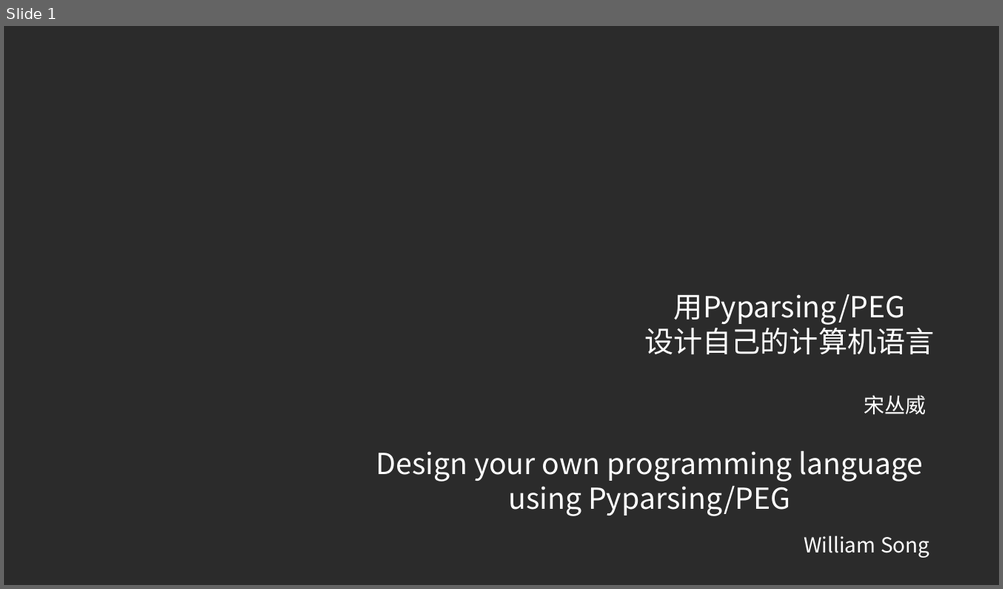
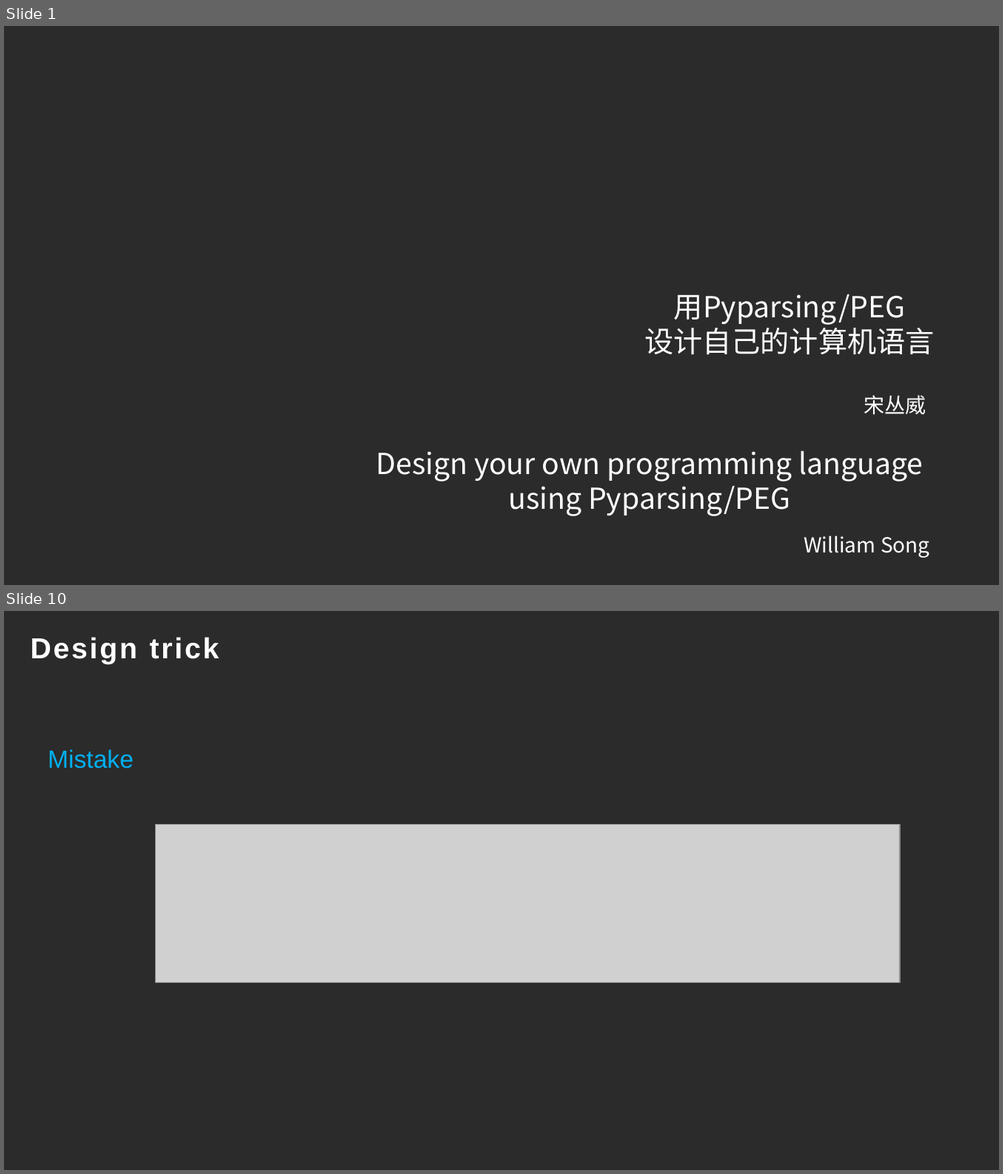
Before and after one commit to Freakwill/pycon2021-ppt, a slide deck: slide-light.pptx. Shown one above the other, each under a label of ours: slide 1 before the commit, slides 1 and 10 after it; the slides between them are not shown. The pictures are 1003x589 and 1003x1174 pixels, drawn with LibreOffice and Linux fonts; fonts in the diff are those of the drawing; grey boxes stand for pictures; background and template pictures are left out; a plain dark background stands for a picture behind light text. Boxes give left, top, right and bottom in pixels: in the first picture for what was removed or moved away, otherwise in the second. Text is boxed around its words. In the diff, an @@ line names an element or a change of style, - is before the commit and + after.

```diff
--- a/slide-light.pptx
+++ b/slide-light.pptx
@@ slide 10 added at [4, 611, 999, 1170], background picture (left out) @@
@@ title added at [31, 637, 219, 664], 28 pt, text #FFFFFF, bold @@
+Design trick
@@ text added at [48, 749, 134, 769], 24 pt, text #00B0F0 @@
+Mistake
@@ picture added at [156, 824, 899, 983] @@
```
Also in this commit, not shown: 9 slides changed, 3 other slides added, 2 slides removed.
